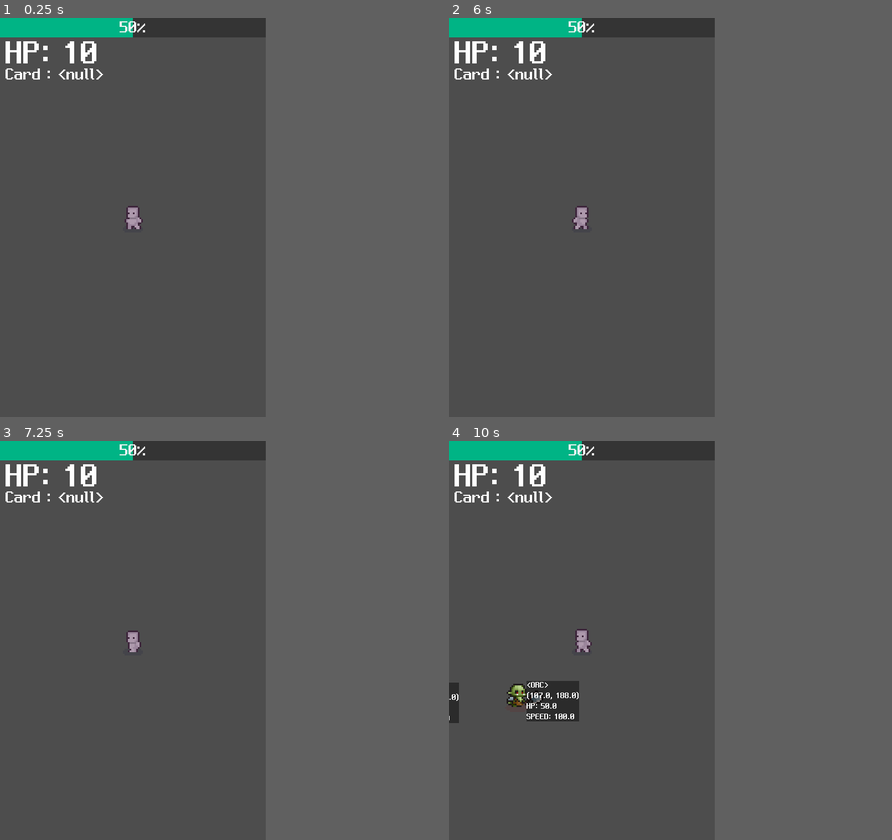
Above: before the commit, frames 1-4 (two rows, left to right).
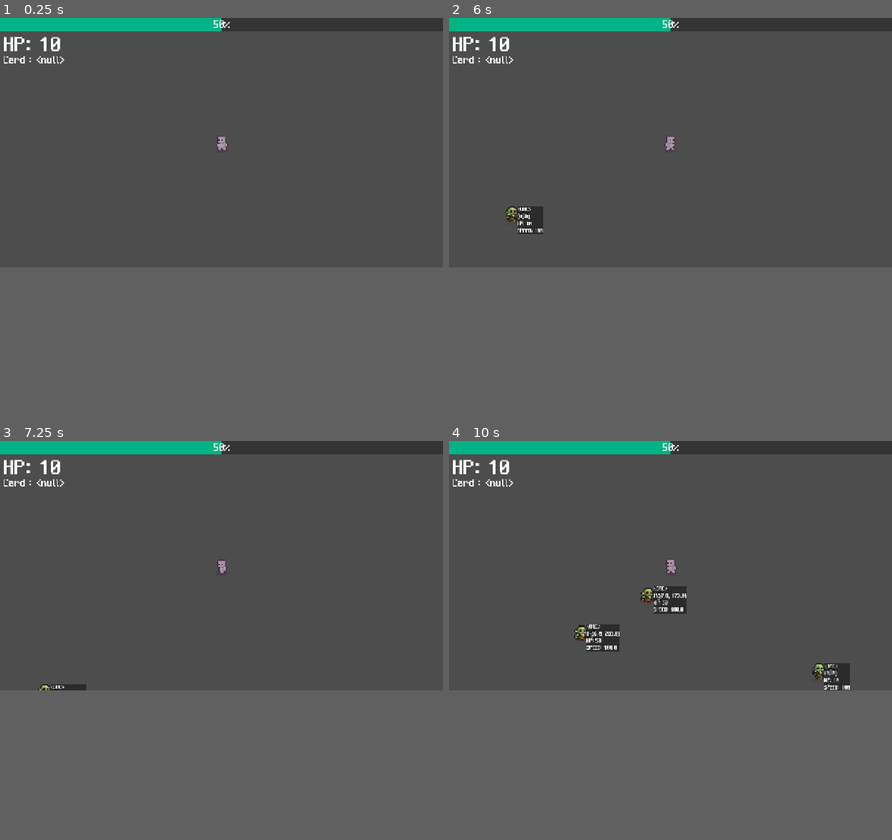
Above: after the commit, the same moments.

Repository: rnseo007/2dgame
Game: Godot game, scene res://Scenes/main.tscn
The game is run twice, just before and just after one commit, with the same random seed, the same clock (stepped at 60 frames per second) and the same inputs.
Inputs:
- Up to frame 1 (0.25 s): no input
- Up to frame 2 (6 s): tap Enter at 0.5 s; hold D (move_right) 0.53-1.28 s; hold S (move_down) 1.28-2.03 s; hold D (move_right) 2.03-2.78 s; hold W (move_up) 2.78-3.53 s; hold A (move_left) 3.53-5.03 s; hold S (move_down) 5.03-5.78 s; hold D (move_right) from 5.78 s (still down)
- Up to frame 3 (7.25 s): release D (move_right) at 6.53 s; hold W (move_up) from 6.53 s (still down)
- Up to frame 4 (10 s): release W (move_up) at 7.28 s; hold D (move_right) 7.28-8.03 s; hold S (move_down) 8.03-8.78 s; hold A (move_left) 8.78-9.53 s; hold W (move_up) from 9.53 s (still down)
The window is 480x720 before the commit and 800x450 after it. Grey fills any space a smaller window leaves; there, only what the larger window draws over its background counts as a difference.

The runs differ from the first frame. In frame 1, 4.0% of the frame differs, in the area x 0-100%, y 0-53%; in frame 2, 4.5%; in frame 3, 4.1%; in frame 4, 7.1%, in the area x 0-100%, y 0-71%.

Commit message:
적 AI, 애니메이션 수정 완. HUD 수정.

Diff:
--- a/Scenes/Enemy.tscn
+++ b/Scenes/Enemy.tscn
@@ -20,7 +20,7 @@
 tracks/0/type = "value"
 tracks/0/imported = false
 tracks/0/enabled = true
-tracks/0/path = NodePath("Enemy_sprite:frame")
+tracks/0/path = NodePath("Enemy_sprite2D:frame")
 tracks/0/interp = 1
 tracks/0/loop_wrap = true
 tracks/0/keys = {
@@ -32,7 +32,7 @@
 tracks/1/type = "value"
 tracks/1/imported = false
 tracks/1/enabled = true
-tracks/1/path = NodePath("Enemy_sprite:texture")
+tracks/1/path = NodePath("Enemy_sprite2D:texture")
 tracks/1/interp = 1
 tracks/1/loop_wrap = true
 tracks/1/keys = {
@@ -41,18 +41,6 @@
 "update": 1,
 "values": [ExtResource("1_m1htj")]
 }
-tracks/2/type = "value"
-tracks/2/imported = false
-tracks/2/enabled = true
-tracks/2/path = NodePath("Enemy_sprite:flip_h")
-tracks/2/interp = 1
-tracks/2/loop_wrap = true
-tracks/2/keys = {
-"times": PackedFloat32Array(0),
-"transitions": PackedFloat32Array(1),
-"update": 1,
-"values": [true]
-}
 
 [sub_resource type="Animation" id="Animation_qi2p4"]
 resource_name = "Walk_left"
@@ -60,7 +48,7 @@
 tracks/0/type = "value"
 tracks/0/imported = false
 tracks/0/enabled = true
-tracks/0/path = NodePath("Enemy_sprite:frame")
+tracks/0/path = NodePath("Enemy_sprite2D:frame")
 tracks/0/interp = 1
 tracks/0/loop_wrap = true
 tracks/0/keys = {
@@ -72,7 +60,7 @@
 tracks/1/type = "value"
 tracks/1/imported = false
 tracks/1/enabled = true
-tracks/1/path = NodePath("Enemy_sprite:texture")
+tracks/1/path = NodePath("Enemy_sprite2D:texture")
 tracks/1/interp = 1
 tracks/1/loop_wrap = true
 tracks/1/keys = {
@@ -81,86 +69,12 @@
 "update": 1,
 "values": [ExtResource("1_m1htj")]
 }
-tracks/2/type = "value"
-tracks/2/imported = false
-tracks/2/enabled = true
-tracks/2/path = NodePath("Enemy_sprite:flip_h")
-tracks/2/interp = 1
-tracks/2/loop_wrap = true
-tracks/2/keys = {
-"times": PackedFloat32Array(0),
-"transitions": PackedFloat32Array(1),
-"update": 1,
-"values": [true]
-}
-
-[sub_resource type="Animation" id="Animation_epg4t"]
-resource_name = "walk_right"
-loop_mode = 1
-tracks/0/type = "value"
-tracks/0/imported = false
-tracks/0/enabled = true
-tracks/0/path = NodePath("Enemy_sprite:frame")
-tracks/0/interp = 1
-tracks/0/loop_wrap = true
-tracks/0/keys = {
-"times": PackedFloat32Array(0, 0.125, 0.25, 0.375, 0.5, 0.625, 0.75, 0.875),
-"transitions": PackedFloat32Array(1, 1, 1, 1, 1, 1, 1, 1),
-"update": 1,
-"values": [0, 1, 2, 3, 4, 5, 6, 7]
-}
-tracks/1/type = "value"
-tracks/1/imported = false
-tracks/1/enabled = true
-tracks/1/path = NodePath("Enemy_sprite:texture")
-tracks/1/interp = 1
-tracks/1/loop_wrap = true
-tracks/1/keys = {
-"times": PackedFloat32Array(0),
-"transitions": PackedFloat32Array(1),
-"update": 1,
-"values": [ExtResource("1_m1htj")]
-}
-tracks/2/type = "value"
-tracks/2/imported = false
-tracks/2/enabled = true
-tracks/2/path = NodePath("Enemy_sprite:flip_h")
-tracks/2/interp = 1
-tracks/2/loop_wrap = true
-tracks/2/keys = {
-"times": PackedFloat32Array(0),
-"transitions": PackedFloat32Array(1),
-"update": 1,
-"values": [false]
-}
 
 [sub_resource type="AnimationLibrary" id="AnimationLibrary_3yqyl"]
 _data = {
 &"RESET": SubResource("Animation_iifgy"),
-&"walk_left": SubResource("Animation_qi2p4"),
-&"walk_right": SubResource("Animation_epg4t")
+&"walk": SubResource("Animation_qi2p4")
 }
-
-[sub_resource type="AnimationNodeAnimation" id="AnimationNodeAnimation_wovta"]
-animation = &"walk_left"
-
-[sub_resource type="AnimationNodeAnimation" id="AnimationNodeAnimation_xeo28"]
-animation = &"walk_right"
-
-[sub_resource type="AnimationNodeBlendSpace1D" id="AnimationNodeBlendSpace1D_kpr8r"]
-blend_point_0/node = SubResource("AnimationNodeAnimation_wovta")
-blend_point_0/pos = -1.0
-blend_point_1/node = SubResource("AnimationNodeAnimation_xeo28")
-blend_point_1/pos = 1.0
-blend_mode = 1
-
-[sub_resource type="AnimationNodeStateMachineTransition" id="AnimationNodeStateMachineTransition_wovta"]
-advance_mode = 2
-
-[sub_resource type="AnimationNodeStateMachine" id="AnimationNodeStateMachine_1exfc"]
-states/Walk/node = SubResource("AnimationNodeBlendSpace1D_kpr8r")
-states/Walk/position = Vector2(369, 103)
-transitions = ["Start", "Walk", SubResource("AnimationNodeStateMachineTransition_wovta")]
 
 [sub_resource type="StyleBoxFlat" id="StyleBoxFlat_kpr8r"]
 bg_color = Color(0, 0, 0, 0.435294)
@@ -171,7 +85,7 @@
 tracks/0/type = "value"
 tracks/0/imported = false
 tracks/0/enabled = true
-tracks/0/path = NodePath("Enemy_sprite:material:shader_parameter/BlendFloat")
+tracks/0/path = NodePath("Enemy_sprite2D:material:shader_parameter/BlendFloat")
 tracks/0/interp = 1
 tracks/0/loop_wrap = true
 tracks/0/keys = {
@@ -198,7 +112,7 @@
 tracks/0/type = "value"
 tracks/0/imported = false
 tracks/0/enabled = true
-tracks/0/path = NodePath("Enemy_sprite:material:shader_parameter/BlendFloat")
+tracks/0/path = NodePath("Enemy_sprite2D:material:shader_parameter/BlendFloat")
 tracks/0/interp = 1
 tracks/0/loop_wrap = true
 tracks/0/keys = {
@@ -229,15 +143,15 @@
 [node name="Enemy" type="CharacterBody2D" groups=["Enemy", "TestEnemy"]]
 collision_layer = 2
 collision_mask = 3
+motion_mode = 1
 script = ExtResource("1_wovta")
 
-[node name="Enemy_sprite" type="Sprite2D" parent="."]
+[node name="Enemy_sprite2D" type="Sprite2D" parent="."]
 z_index = -5
 texture_filter = 1
 material = SubResource("ShaderMaterial_1exfc")
 scale = Vector2(3, 3)
 texture = ExtResource("1_m1htj")
-flip_h = true
 hframes = 8
 frame = 1
 
@@ -245,15 +159,10 @@
 position = Vector2(0, -1.5)
 shape = SubResource("CapsuleShape2D_hghv2")
 
-[node name="AnimationPlayer" type="AnimationPlayer" parent="."]
+[node name="WalkAnimationPlayer" type="AnimationPlayer" parent="."]
 libraries = {
 &"": SubResource("AnimationLibrary_3yqyl")
 }
-
-[node name="AnimationTree" type="AnimationTree" parent="."]
-tree_root = SubResource("AnimationNodeStateMachine_1exfc")
-anim_player = NodePath("../AnimationPlayer")
-parameters/Walk/blend_position = 0.0432836
 
 [node name="TestText" type="Label" parent="."]
 texture_filter = 1
--- a/Scenes/Player.tscn
+++ b/Scenes/Player.tscn
@@ -359,6 +359,7 @@
 
 [node name="Player" type="CharacterBody2D"]
 collision_mask = 2
+motion_mode = 1
 script = ExtResource("1_gntrk")
 normalCard = ExtResource("2_5ixxa")
 
--- a/Scenes/play_hud.tscn
+++ b/Scenes/play_hud.tscn
@@ -15,10 +15,10 @@
 [node name="Hp" type="Label" parent="."]
 z_index = 100
 texture_filter = 1
-offset_left = 10.0
-offset_top = 34.0
-offset_right = 166.0
-offset_bottom = 98.0
+offset_left = 9.0
+offset_top = 47.0
+offset_right = 301.0
+offset_bottom = 111.0
 theme_override_fonts/font = ExtResource("1_o33u0")
 theme_override_font_sizes/font_size = 64
 text = "HP : <null>"
@@ -27,22 +27,19 @@
 [node name="Card" type="Label" parent="."]
 z_index = 100
 texture_filter = 1
-offset_left = 10.0
-offset_top = 87.0
-offset_right = 230.0
-offset_bottom = 119.0
+offset_left = 9.0
+offset_top = 106.0
+offset_right = 229.0
+offset_bottom = 138.0
 theme_override_fonts/font = ExtResource("1_o33u0")
 theme_override_font_sizes/font_size = 32
 text = "Card : <null>"
 
 [node name="Xp_bar" type="ProgressBar" parent="."]
 texture_filter = 1
-anchors_preset = 5
-anchor_left = 0.5
-anchor_right = 0.5
-offset_left = -240.0
-offset_right = 240.0
-offset_bottom = 35.0
+anchors_preset = 10
+anchor_right = 1.0
+offset_bottom = 38.0
 grow_horizontal = 2
 theme_override_fonts/font = ExtResource("1_o33u0")
 theme_override_font_sizes/font_size = 32
--- a/Scripts/enemy.gd
+++ b/Scripts/enemy.gd
@@ -3,42 +3,35 @@
 class_name Entity
 
 @export var speed : float = 100
-@export var cur_hp : float = 50
-@onready var hit_anim_player = $HitAnimationPlayer
+@export var cur_hp : int = 50
+
+@onready var sprite = $Enemy_sprite2D
+@onready var walk_anim = $WalkAnimationPlayer
+@onready var hit_anim = $HitAnimationPlayer
 @onready var player = get_tree().get_first_node_in_group("player")
 
-signal spawned(entity : Node2D)
-signal dead(entity : Node2D)
-
-func _ready() -> void:
-	spawned.emit($".")
-	print("spawned")
+func _ready():
+	walk_anim.play("walk")
 
 func death():
-	dead.emit($".")
 	queue_free()
 
 func _process(_delta):
-	velocity = Vector2.ZERO
+	var direction = global_position.direction_to(player.global_position)
 
-	var playerPos : Vector2 = player.global_position
+	velocity = direction * speed
 
-	var direction = Vector2(
-		0 if playerPos.x == global_position.x else -1 if playerPos.x < global_position.x else 1,
-		0 if playerPos.y == global_position.y else -1 if playerPos.y < global_position.y else 1
-	)
-
-	velocity = direction.normalized() * speed
-
-	if abs(playerPos.x-global_position.x) > 10:
-		$AnimationTree.set("parameters/Walk/blend_position", direction.x)
+	if direction.x > 0.1:
+		sprite.flip_h = false
+	elif direction.x < -0.1:
+		sprite.flip_h = true
 
 	move_and_slide()
 	$TestText.text = "<ORC>\n{0}\nHP: {1}\nSPEED: {2}".format({0:global_position.floor(),1:cur_hp,2:speed})
 
 func take_damage(damage):
 	cur_hp -= damage
-	hit_anim_player.play("Hit_Animation")
+	hit_anim.play("Hit_Animation")
 
 	if cur_hp <= 0:
 		death()
--- a/project.godot
+++ b/project.godot
@@ -16,7 +16,7 @@
 
 [display]
 
-window/size/viewport_width=480
+window/size/viewport_width=1280
 window/size/viewport_height=720
 window/stretch/mode="canvas_items"
 
Not shown: 1 places in Scenes/Enemy.tscn that only renumber resources
